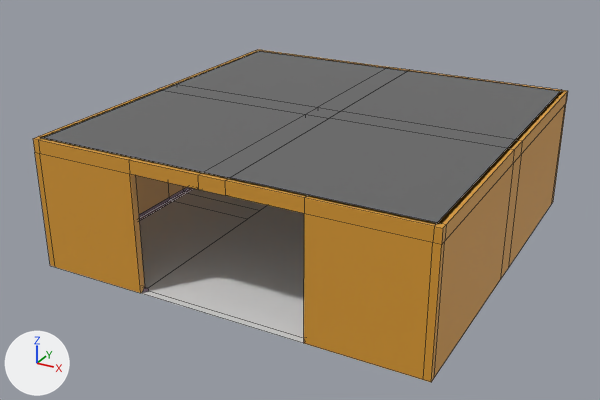
Renders of the FBX model Assets/Scenes/Casino/Rooms/Models/bigRoom1.fbx from each side of a commit.
One viewpoint serves both versions: a 50 mm lens placed at (21.4, -19.6, 14.7), pointed at (7.1, 6.5, 1.7). Every picture has the same lights, and +X, +Y and +Z are marked at lower left. The first picture is the older version. Mesh edges are drawn as thin lines.

Before the edit, the objects in view are built like this:
```python
me_plane_001 = bpy.data.meshes.new('Plane.001')
me_plane_001.from_pydata(...)  # 264 vertices, 202 faces; spans x 0.0..15.0, y 0.0..15.0, z 0.0..5.0
# faces by material slot: [165, 8, 28, 1]
me_plane_001.materials.append(mat_material)  # orange #da9a32
me_plane_001.materials.append(mat_material_002)  # white #e7e7e7
me_plane_001.materials.append(mat_material_001)  # grey #a58da3
me_plane_001.materials.append(mat_roof)  # dark grey #666666
ob_plane = bpy.data.objects.new('Plane', me_plane_001)
ob_plane.location = (0.0, 0.0, 0.0)
```
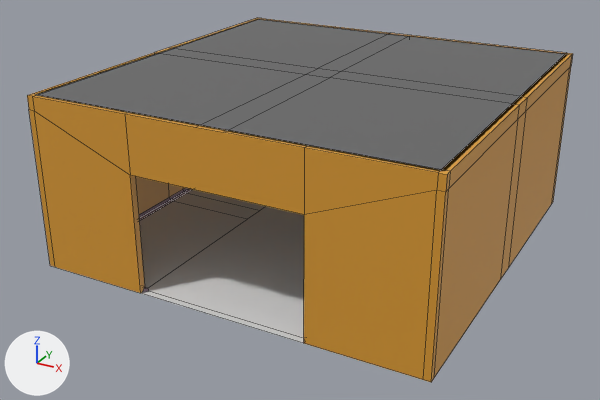
What the commit changed:
me_plane_001 is used by ob_plane; location (0.0, 0.0, 0.0).
me_plane_001 had 264 vertices, 202 faces and spanned x 0.0..15.0, y 0.0..15.0, z 0.0..5.0.
me_plane_001 now has 250 vertices, 195 faces and spans x 0.0..15.0, y 0.0..15.0, z 0.0..6.6.
Part 1, on me_plane_001:
81 vertices are removed from x 0.3..14.7, y 0.0..14.7, z 4.0..5.0.
81 faces are deleted.
76 vertices in x 0.0..15.0, y 0.0..15.0, z 3.6..5.0 move by (0.0, 0.0, 1.6).
12 vertices in x 0.3..14.7, y 6.7..14.7, z 4.0 move by (0.0, 0.0, 1.5).
4 vertices in x 8.0, y 7.0..8.0, z 4.4..4.8 move by (-1.0, 0.0, 1.5).
4 vertices in x 7.0, y 7.0..8.0, z 4.4..4.8 move by (1.0, 0.0, 1.5).
11 vertices move from x 7.1..8.3, y 0.0..7.9, z 4.3..4.6 to x 7.0..7.9, y 0.3..7.9, z 5.8..6.2.
67 vertices are added at x 0.3..14.7, y 0.0..14.7, z 5.6..6.6.
74 new faces join them, mat_material (orange #da9a32).

What differs and where, as boxes [x1, y1, x2, y2] in the pictures (600 x 400 px; the box of a moved part takes in the faces that stretch with it):
'Plane', reshaped (10% taller): before [33, 50, 568, 382]; after [27, 18, 573, 382]
part 1 of me_plane_001, moved or reshaped: before [129, 50, 334, 213]; after [125, 18, 334, 215]
